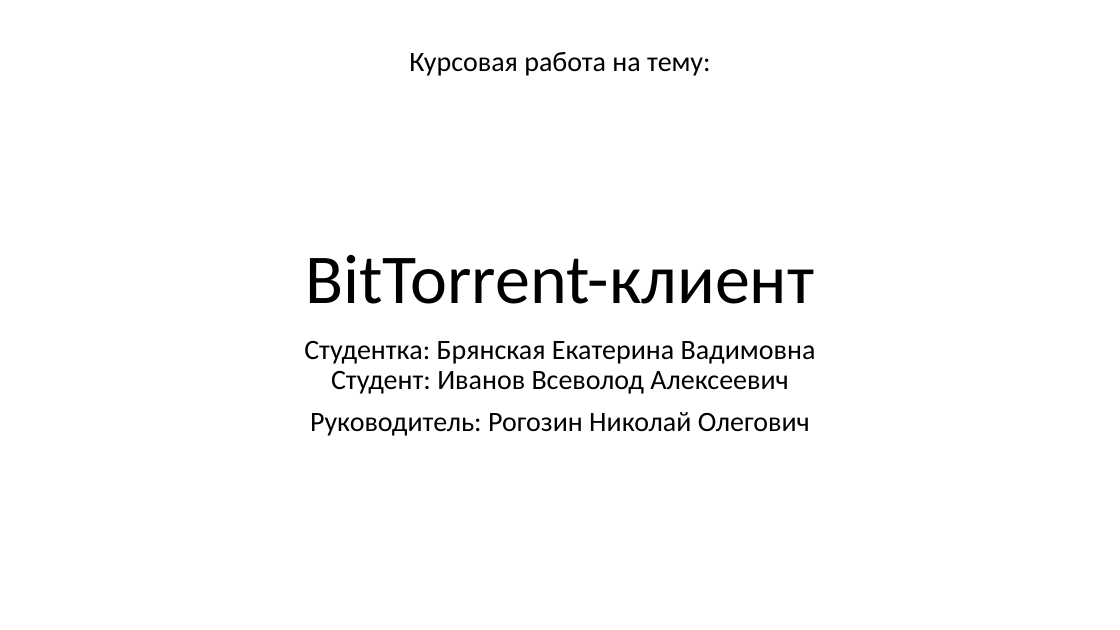
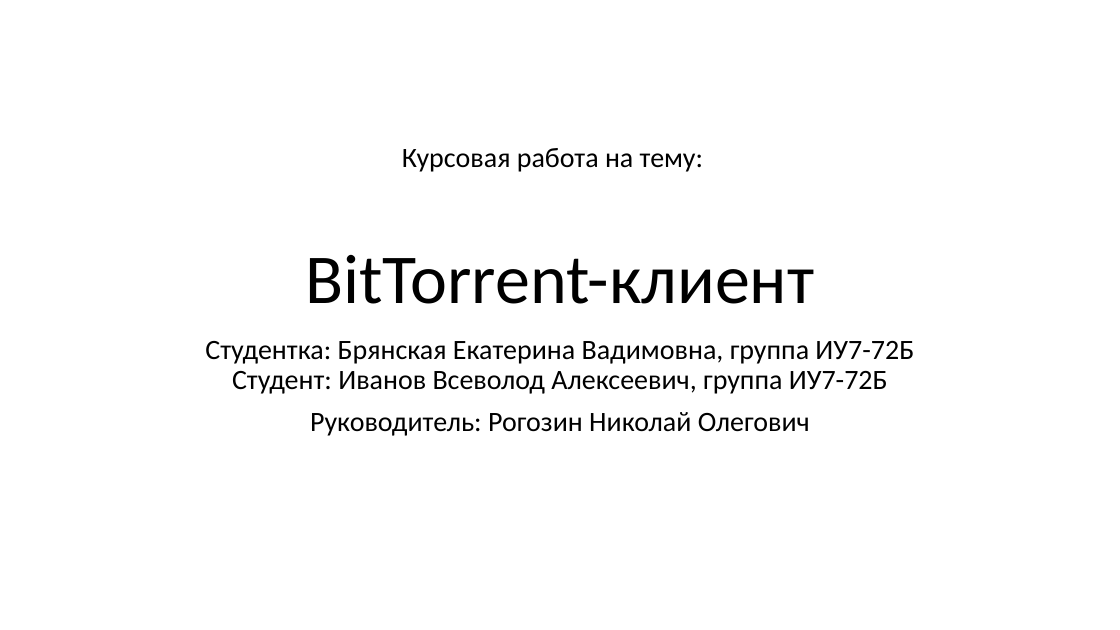
Before and after one commit to Bryanskaya/CourseNetworks, a slide deck: slide 1 of docs/presentation.pptx. Drawn at 1120x630 pixels with LibreOffice and Linux fonts; fonts in the diff are those of the drawing. Boxes give left, top, right and bottom in pixels: in the first picture for what was removed or moved away, otherwise in the second. Text is boxed around its words. In the diff, an @@ line names an element or a change of style, - is before the commit and + after.

Commit message:
edited presentation

```diff
--- a/docs/presentation.pptx
+++ b/docs/presentation.pptx
@@ text "Курсовая работа на тему:": place and size @@
-text "Курсовая работа на тему:" at box(409, 52, 710, 76)
+text "Курсовая работа на тему:" at box(402, 148, 703, 172)
@@ subtitle at box(205, 341, 914, 394): text changed @@
-Студентка: Брянская Екатерина Вадимовна
-Студент: Иванов Всеволод Алексеевич
+Студентка: Брянская Екатерина Вадимовна, группа ИУ7-72Б
+Студент: Иванов Всеволод Алексеевич, группа ИУ7-72Б
```
Also in this commit, not shown: 5 slides added, 8 other files.
